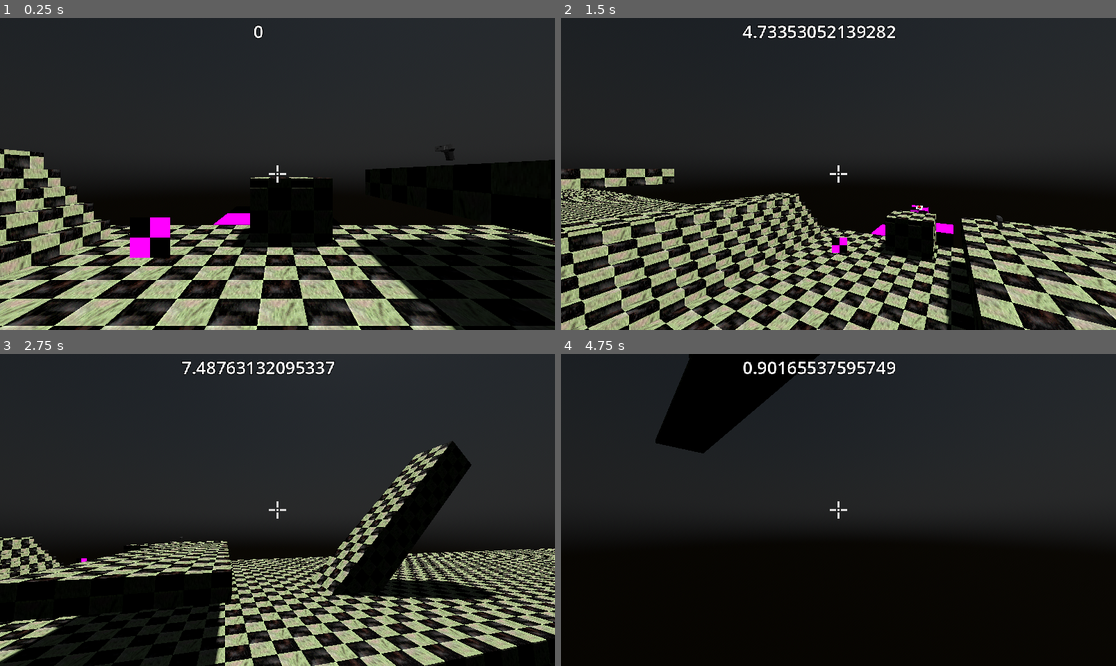
Above: before the commit, frames 1-4 (two rows, left to right).
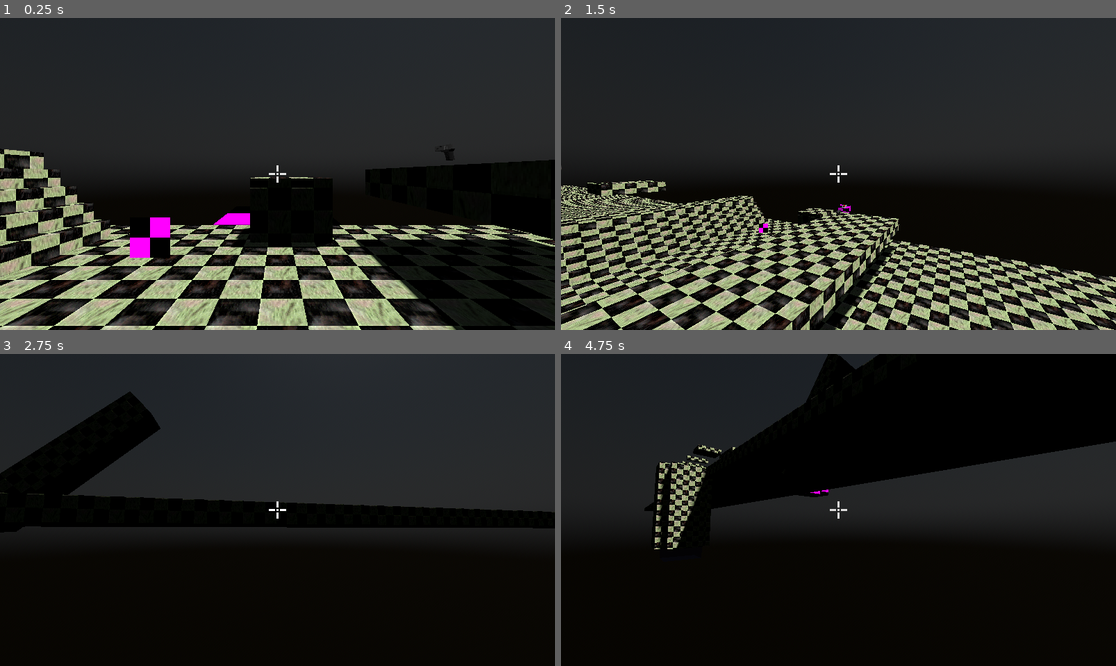
Above: after the commit, the same moments.

Repository: Qualpo/FpsSystems
Game: Godot game, scene res://scenes/levels/DebugLevel.tscn
Two runs of this game, one before a commit and one after it. Both use one fixed random seed, a clock stepped at 60 frames per second and the inputs below. The project has no main scene, so this scene is started directly.
Inputs (mouse positions are in pixels of both pictures, inside the frame that each line leads up to):
- Up to frame 1 (0.25 s): no input
- Up to frame 2 (1.5 s): tap Enter at 0.5 s; move the mouse to (866, 174) at 0.52 s; hold D (Right) 0.53-1.28 s; tap Ctrl (Crouch) at 0.6 s; tap Space (Jump) at 0.77, 1.07 s; tap V at 0.8, 1.35 s; move the mouse to (810, 174) at 1.27 s; hold S (Backward) from 1.28 s (still down)
- Up to frame 3 (2.75 s): tap Space (Jump) at 1.52, 1.55, 1.82 s; move the mouse to (288, 503) at 2.02 s; release S (Backward) at 2.03 s; hold D (Right) from 2.03 s (still down); hold Space (Jump) from 2.03 s (still down); tap Ctrl (Crouch) at 2.3 s
- Up to frame 4 (4.75 s): move the mouse to (832, 516) at 2.77 s; release Space (Jump) at 2.78 s; tap Ctrl (Crouch) at 2.85, 4.55 s; tap Space (Jump) at 3.02, 3.32, 3.77, 3.8, 4.07, 4.52 s; tap V at 3.05 s; move the mouse to (877, 513) at 3.52 s; release D (Right) at 3.53 s; hold F (Flashlight) 3.53-4.28 s; hold A (Left) from 3.53 s (still down); move the mouse to (794, 506) at 4.27 s; tap W (Foreward) at 4.35 s

The runs differ from the first frame. In frame 1, less than 0.1% of the frame differs, in the area x 4-91%, y 2-94%; in frame 2, 29%; in frame 3, 30%; in frame 4, 31%, in the area x 15-100%, y 0-63%.

Commit message:
Update Player.gd

Diff:
--- a/scripts/objects/entities/Player.gd
+++ b/scripts/objects/entities/Player.gd
@@ -15,9 +15,11 @@
 @export var AirMultiplier = 0.15
 @export var SlideMultiplier = 0.1
 @export var SwimMultiplier = 0.4
+@export var SlideThreshold = 10.0
 @export var JumpForce = 4.0
-@export var Gravity = 0.163
+@export var Gravity = 9.8
 @export var StepSmooth = 0.2
+@export var CameraSmooth = 0.5
 @export var Sensitivity = 0.5
 @export var Bobset = Vector2()
 @export var StandHeight = 0.5
@@ -31,6 +33,7 @@
 
 var SensitivityScale = 1.0
 var Fov = 75.0
+
 var CameraDirection = Vector2()
 var Sprinting = false
 var Crouching = false
@@ -73,15 +76,15 @@
 
 func _physics_process(delta):
 
-	$CanvasLayer/Label.text = str(Vector2(velocity.x,velocity.z).length())
 	if LastCanUnCrouch != $CrouchCast.is_colliding():
 		if not $CrouchCast.is_colliding():
 			emit_signal("CanUnCrouch")
+	Bobset.y = clampf(Bobset.y ,-0.1,0.1)
 	LastCanUnCrouch = $CrouchCast.is_colliding()
 	Camera.h_offset = lerp(Camera.h_offset,Bobset.x,$AnimationPlayer.speed_scale)
 	Camera.v_offset = lerp(Camera.v_offset,Bobset.y,$AnimationPlayer.speed_scale * 0.5)
-	rotation.y = lerp_angle(rotation.y,deg_to_rad(CameraDirection.x),0.5) + deg_to_rad(CameraOffset.x)
-	Camera.rotation.x = lerp(Camera.rotation.x,deg_to_rad(CameraDirection.y),0.5) + deg_to_rad(CameraOffset.y)
+	rotation.y = lerp_angle(rotation.y,deg_to_rad(CameraDirection.x),CameraSmooth) + deg_to_rad(CameraOffset.x)
+	Camera.rotation.x = lerp(Camera.rotation.x,deg_to_rad(CameraDirection.y),CameraSmooth) + deg_to_rad(CameraOffset.y)
 	Camera.position = lerp(Camera.position,CameraPosition,StepSmooth)
 	Camera.fov = lerp(Camera.fov, Fov,0.1)
 	CameraOffset = lerp(CameraOffset,Vector2(),0.2)
@@ -89,8 +92,8 @@
 	$CanvasLayer/SubViewportContainer/SubViewportContainer/ItemCamera.h_offset = Camera.h_offset
 	$CanvasLayer/SubViewportContainer/SubViewportContainer/ItemCamera.v_offset = Camera.v_offset
 	$CanvasLayer/SubViewportContainer/SubViewportContainer/ItemCamera.fov = Camera.fov
-	$CameraPivot/Camera3D/Item.rotation.y = lerp_angle($CameraPivot/Camera3D/Item.rotation.y,0.0,0.25)
-	$CameraPivot/Camera3D/Item.rotation.x = lerp_angle($CameraPivot/Camera3D/Item.rotation.x,0.0,0.25)
+	$CameraPivot/Camera3D/Item.rotation.y = lerp_angle($CameraPivot/Camera3D/Item.rotation.y,0.0,CameraSmooth/2)
+	$CameraPivot/Camera3D/Item.rotation.x = lerp_angle($CameraPivot/Camera3D/Item.rotation.x,0.0,CameraSmooth/2)
 	var inputDir = Input.get_vector("Left","Right","Foreward","Backward")
 	var rotInputDir = inputDir.rotated(deg_to_rad(-CameraDirection.x))
 
@@ -101,7 +104,7 @@
 		if SprintEnabled:
 			UnSprint()
 	if Input.is_action_just_pressed("Crouch"):
-		if inputDir != Vector2() and velocity.length() > 10 and is_on_floor() and SlideEnabled:
+		if (inputDir != Vector2() and velocity.length() > SlideThreshold) and is_on_floor() and SlideEnabled:
 			Slide()
 		else:
 			Crouch()
@@ -125,6 +128,8 @@
 				if CanLand:
 					Land(AirTime)
 			AirTime = 0.0
+			if JumpBuffer > 0:
+				JumpBuffer -= delta
 			if not Sliding:
 				velocity = lerp(velocity,Vector3(0.0,velocity.y,0.0),GroundFriction)
 				velocity += Vector3(rotInputDir.x,0.0,rotInputDir.y) * MoveSpeed
@@ -132,10 +137,11 @@
 				velocity = lerp(velocity,Vector3(0.0,velocity.y,0.0),SlideFriction)
 				velocity += Vector3(rotInputDir.x,0.0,rotInputDir.y) * MoveSpeed * SlideMultiplier
 				SetFov(velocity.length() *2)
-				if velocity.length() < 5:
+				if velocity.length() < SlideThreshold/2.0:
 					UnSlide()
 			if inputDir.length() > 0:
 				if not Sliding:
+
 					$AnimationPlayer.speed_scale = (inputDir.length() * 0.5) - (int(Crouching) * 0.2) + (int(Sprinting) * 0.25)
 					$AnimationPlayer.play("Walk")
 					if Sprinting:
@@ -152,6 +158,9 @@
 			if Input.is_action_pressed("Jump"):
 				if JumpBuffer <= 0.0 and JumpEnabled:
 					Jump()
+#			if PastSlideAngle:
+#				if $FloorCast.is_colliding():
+#					velocity += ($FloorCast.get_collision_normal(0)- up_direction) * Gravity
 		else:
 			JumpBuffer -= delta
 			if Sliding:
@@ -163,7 +172,7 @@
 			Bobset.y = velocity.y/16
 			velocity = lerp(velocity,Vector3(0.0,velocity.y,0.0),AirFriction)
 			velocity += Vector3(rotInputDir.x,0.0,rotInputDir.y) * MoveSpeed * AirMultiplier
-		velocity.y -= Gravity
+		velocity.y -= Gravity * delta
 
 	else:
 		$AnimationPlayer.stop(true)
@@ -182,7 +191,7 @@
 		elif  Swimming:
 			velocity = lerp(velocity,Vector3(0.0,0.0,0.0),SwimFriction)
 			velocity += rotInputDir * WalkSpeed * SwimMultiplier
-			velocity.y -= Gravity * 0.5
+			velocity.y -= Gravity * 0.2 * delta
 
 	LastPos = position
 	move_and_slide()
@@ -191,15 +200,25 @@
 			var dist = position.y - LastPos.y
 
 			Camera.position.y -= dist
+			Camera.position.y = clampf(Camera.position.y,-0.6,1.6)
 	$CanvasLayer/SubViewportContainer/SubViewportContainer/ItemCamera.global_transform= Camera.global_transform
 func _input(event):
 	if event is InputEventMouseMotion:
 		MoveCamera(Vector2(-event.relative.x,-event.relative.y))
 	elif event.is_action_pressed("Flashlight"):
 		$CameraPivot/Camera3D/Flashlight.visible = !$CameraPivot/Camera3D/Flashlight.visible
+	elif event is InputEventKey:
+		if  event.pressed and event.keycode ==  KEY_V:
+			if NoClip:
+				DisableNoClip()
+			else:
+				EnableNoClip()
 func EnableNoClip():
 	collision_mask = 0
 	NoClip = true
+func DisableNoClip():
+	collision_mask = 1
+	NoClip = false
 func Sprint():
 	if not Crouching and not Sliding and not Swimming:
 		MoveSpeed = WalkSpeed * SprintMultiplier
@@ -299,7 +318,8 @@
 	Fov = fov + 75.0
 func SetMovementSpeed(speed):
 	MoveSpeed = WalkSpeed * speed
-
+func SetSensitivityScale(sens):
+	SensitivityScale = sens
 
 func EnableSwimming():
 	Swimming = true
